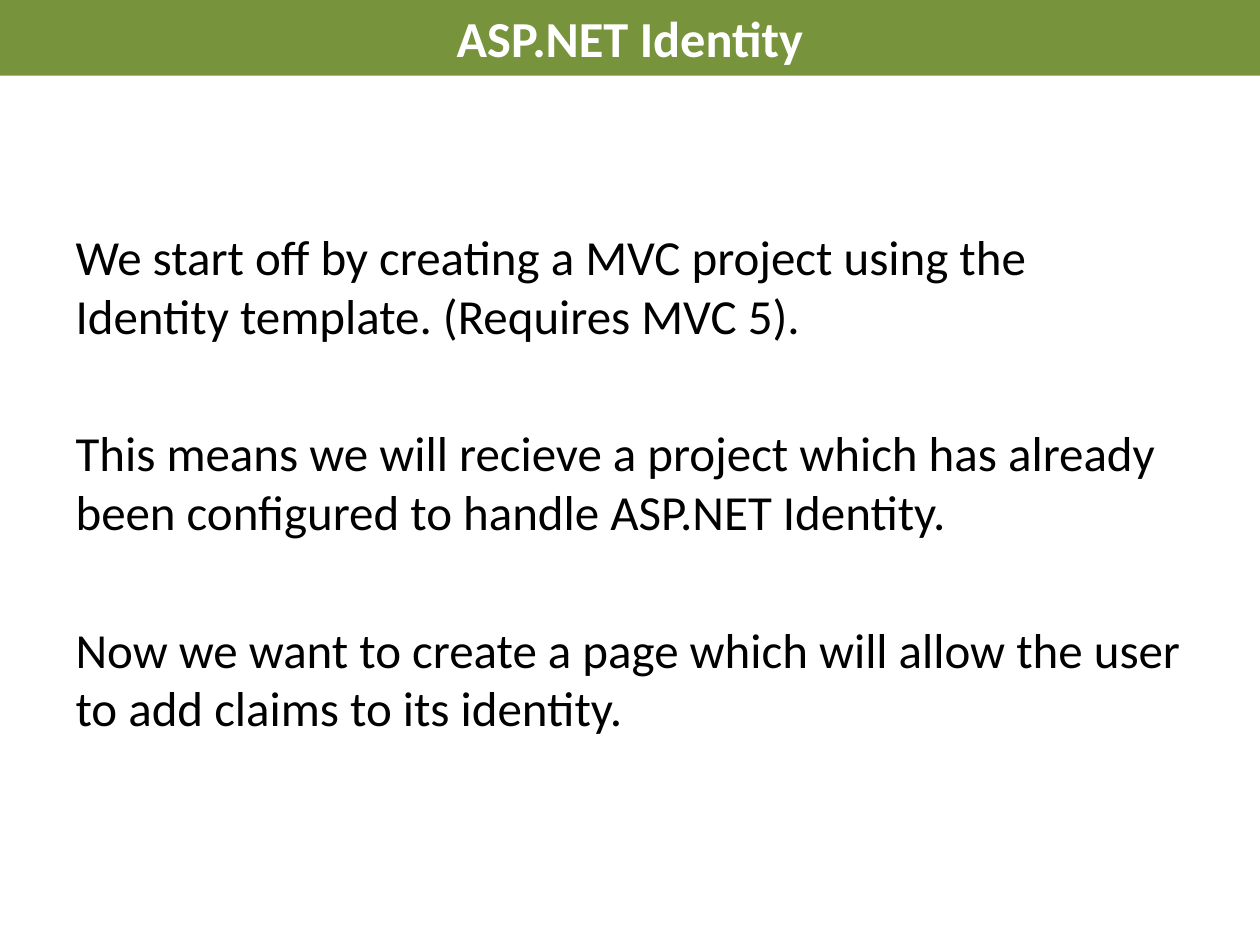
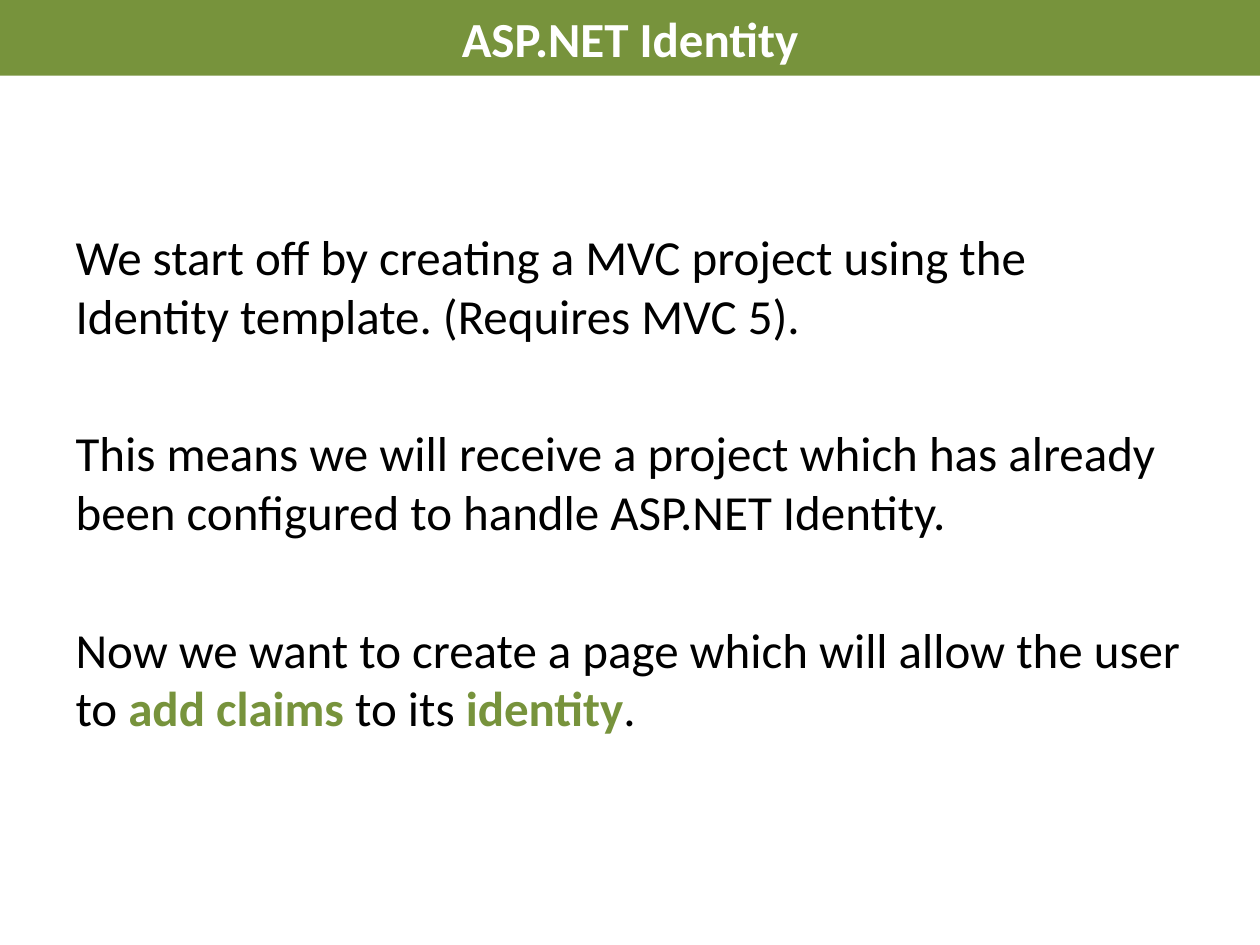
Before and after one commit to AndreasElffors/ProjectIdentity, a slide deck: slide 4 of Documents/Slides/Identity-ClaimsExerciseMVC.pptx. Drawn at 1260x945 pixels with LibreOffice and Linux fonts; fonts in the diff are those of the drawing; background and template pictures are left out. Boxes give left, top, right and bottom in pixels: in the first picture for what was removed or moved away, otherwise in the second. Text is boxed around its words. In the diff, an @@ line names an element or a change of style, - is before the commit and + after.

```diff
--- a/Documents/Slides/Identity-ClaimsExerciseMVC.pptx
+++ b/Documents/Slides/Identity-ClaimsExerciseMVC.pptx
@@ title "ASP.NET Identity" at (0, 0, 1260, 76): size 28.8 to 28 pt @@
@@ text at (76, 437, 1155, 539): text changed @@
-This means we will recieve a project which has already been configured to handle ASP.NET Identity.
+This means we will receive a project which has already been configured to handle ASP.NET Identity.
@@ text at (76, 634, 1180, 734): text colour #000000 to #77933C, bold on in "add claims identity." @@
```
Also in this commit, not shown: 5 other slides changed, 17 other files.
